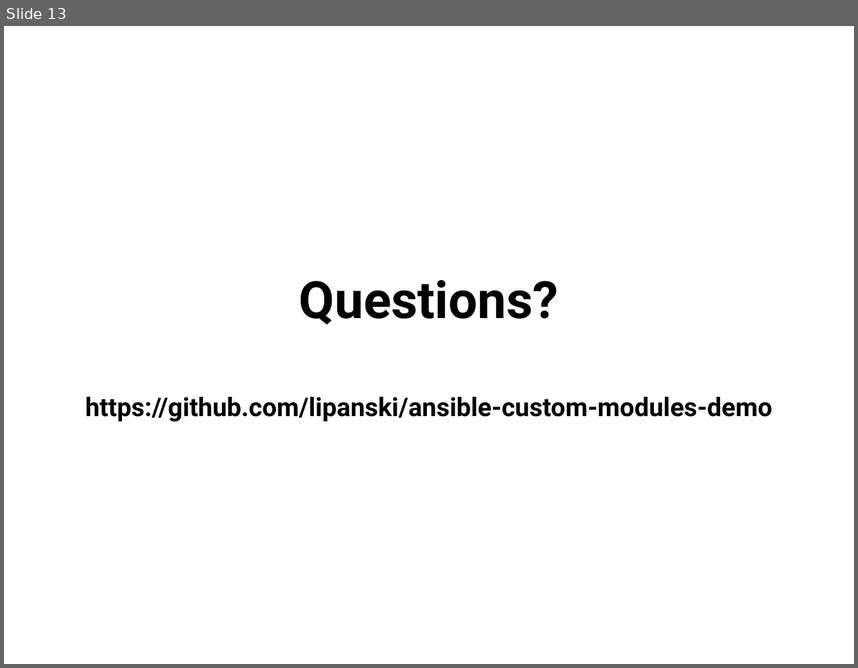
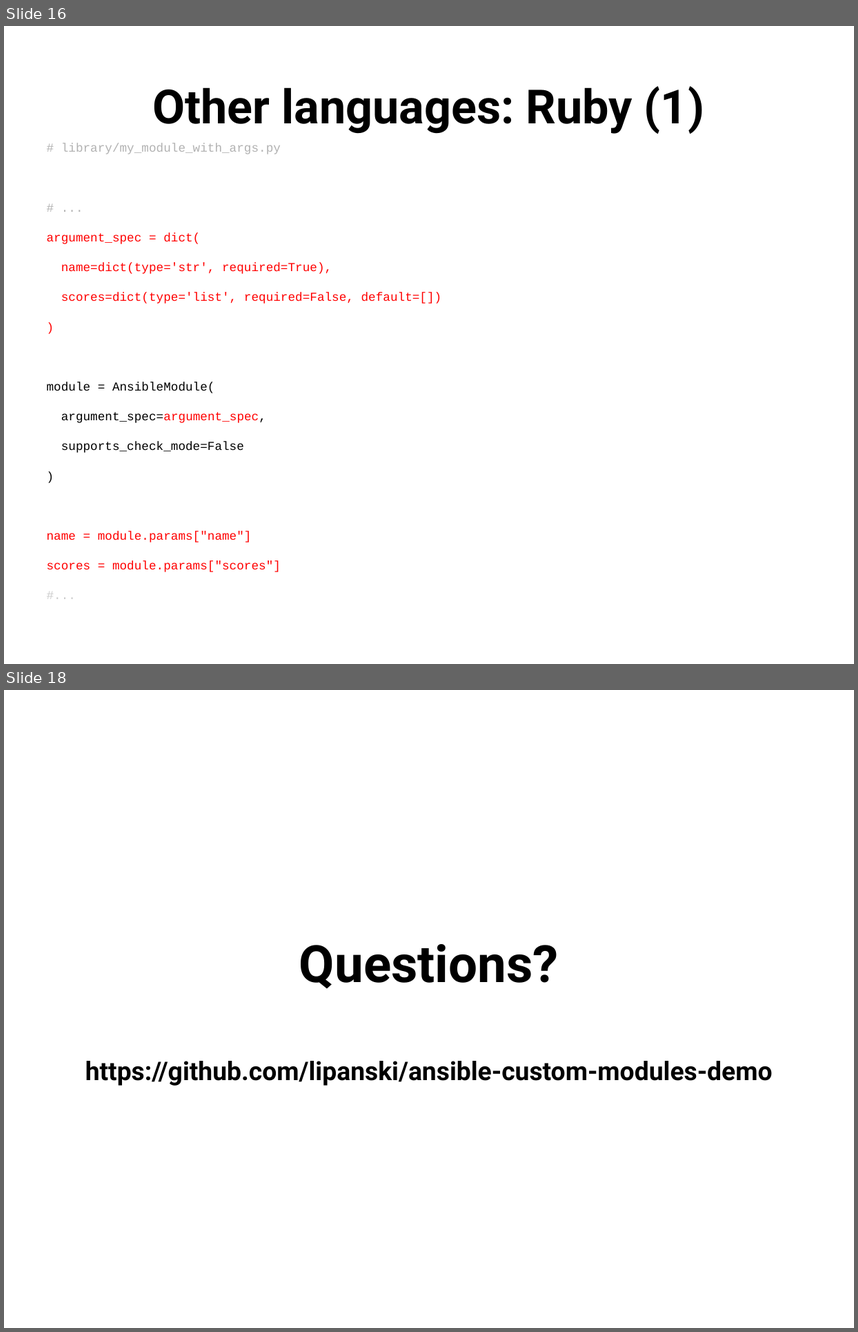
Before and after one commit to lipanski/ansible-custom-modules-demo, a slide deck: slides/custom-modules.odp. Shown one above the other, each under a label of ours: slide 13 before the commit, slides 16 and 18 after it; the slides between them are not shown. The pictures are 858x668 and 858x1332 pixels, drawn with LibreOffice and Linux fonts; fonts in the diff are those of the drawing. Boxes give left, top, right and bottom in pixels: in the first picture for what was removed or moved away, otherwise in the second. Text is boxed around its words. In the diff, an @@ line names an element or a change of style, - is before the commit and + after.

Commit message:
module_with_args and my_ruby_module

```diff
--- a/slides/custom-modules.odp
+++ b/slides/custom-modules.odp
@@ slide 16 added at box(4, 26, 854, 664), background #FFFFFF @@
@@ title added at box(153, 86, 704, 134), 44 pt, text #000000, bold @@
+Other languages: Ruby (1)
@@ text added at box(47, 143, 442, 572), 11.4 pt, text #FF0000 @@
+# library/my_module_with_args.py
+# ...
+argument_spec = dict(
+name=dict(type='str', required=True),
+scores=dict(type='list', required=False, default=[])
+)
+module = AnsibleModule(
+argument_spec=argument_spec,
+supports_check_mode=False
+)
+name = module.params["name"]
+scores = module.params["scores"]
+#...
@@ what was slide 13 is now slide 18 @@
```
Also in this commit, not shown: 2 slides changed, 4 other slides added, 4 other files.
